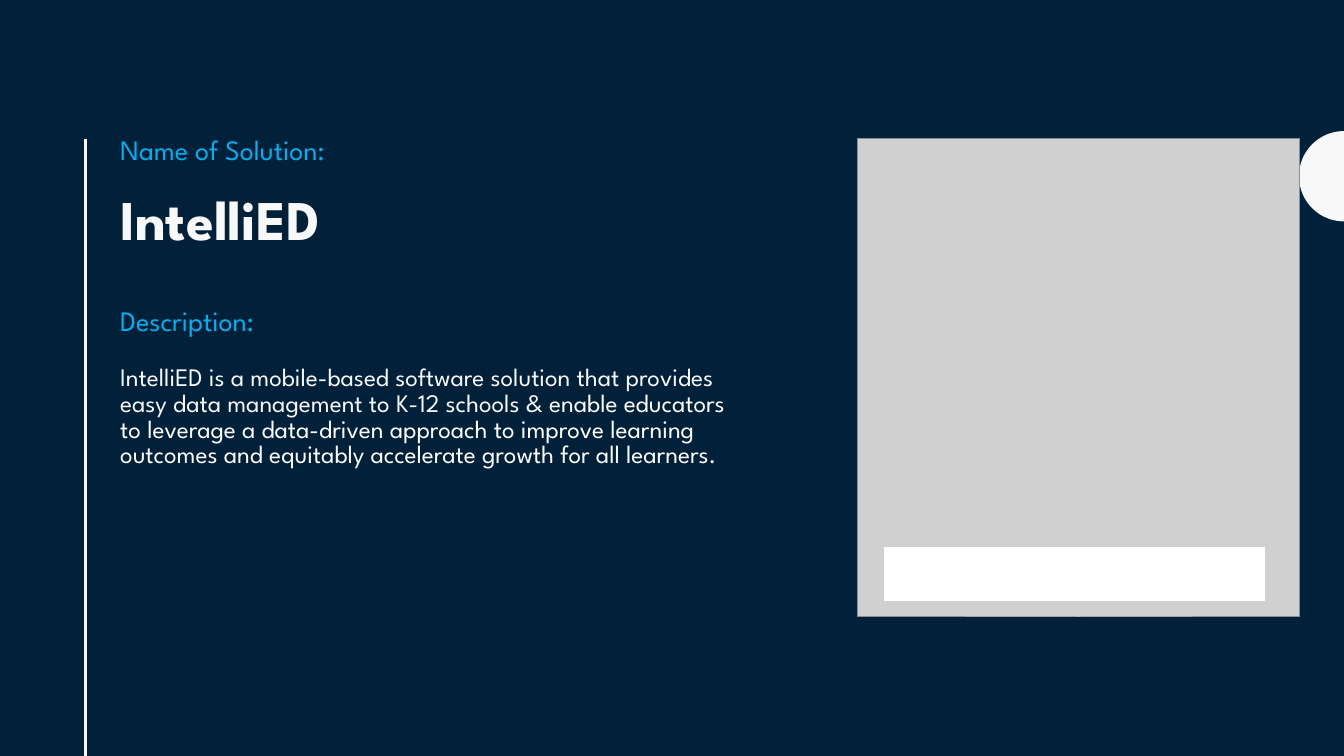
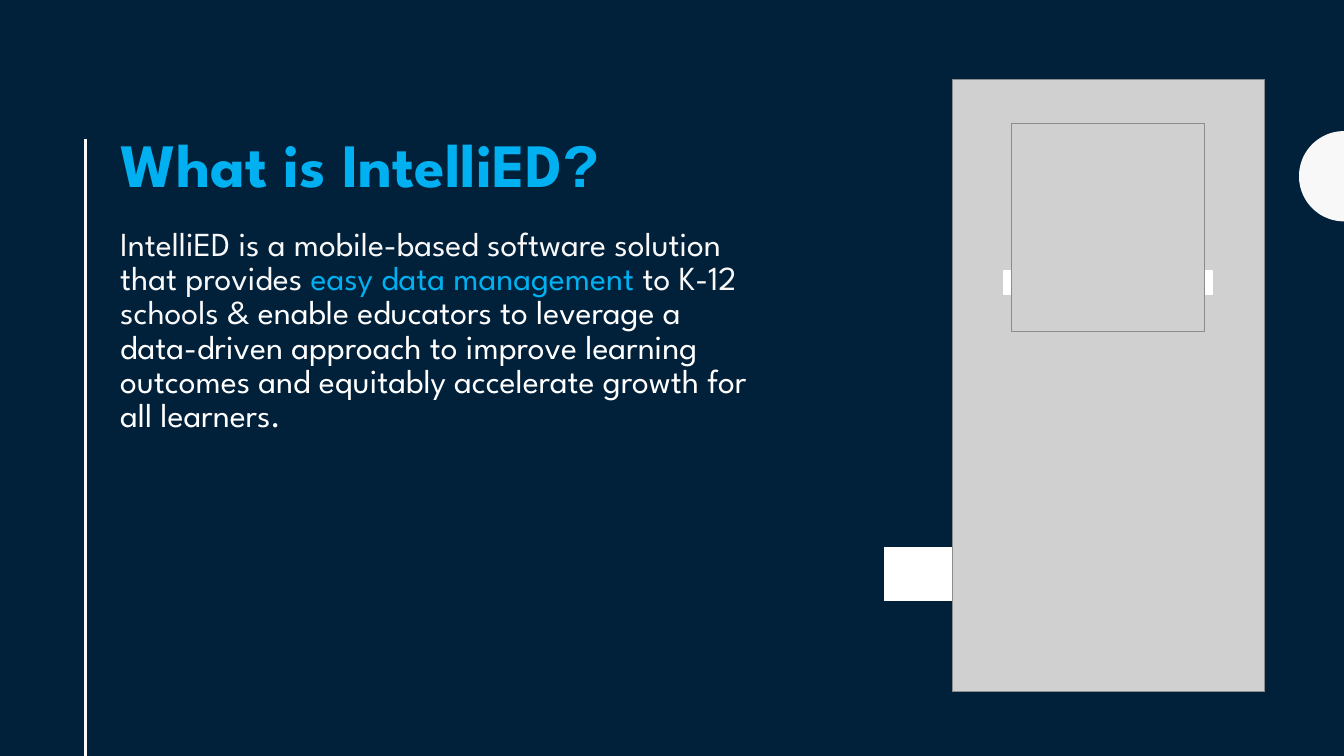
Before and after one commit to AdhyanshBhardwaj/IntelliED, a slide deck: slide 2 of idea/IntelliED - Idea Description.pptx (slide 1 before the commit). Drawn at 1344x756 pixels with LibreOffice and Linux fonts; fonts in the diff are those of the drawing; grey boxes stand for pictures. Boxes give left, top, right and bottom in pixels: in the first picture for what was removed or moved away, otherwise in the second. Text is boxed around its words. In the diff, an @@ line names an element or a change of style, - is before the commit and + after.

```diff
--- a/idea/IntelliED - Idea Description.pptx
+++ b/idea/IntelliED - Idea Description.pptx
@@ picture added at [953,80,1265,692] @@
@@ title at [120,144,746,428]: text changed; size 18 to 24 pt @@
-Name of Solution:
-IntelliED
-Description:
-IntelliED is a mobile-based software solution that provides easy data management to K-12 schools & enable educators to leverage a data-driven approach to improve learning outcomes and equitably accelerate growth for all learners.
+What is IntelliED?
+IntelliED is a mobile-based software solution that provides easy data management to K-12 schools & enable educators to leverage a data-driven approach to improve learning outcomes and equitably accelerate growth for all learners.
@@ picture: place and size @@
-picture at [858,139,1300,617]
+picture at [1012,123,1205,332]
@@ rectangle added at [1004,271,1213,294], fill #FFFFFF, outline #FFFFFF 1 pt @@
```
Also in this commit, not shown: 1 other slide changed, 2 slides added, 1 slide removed.
